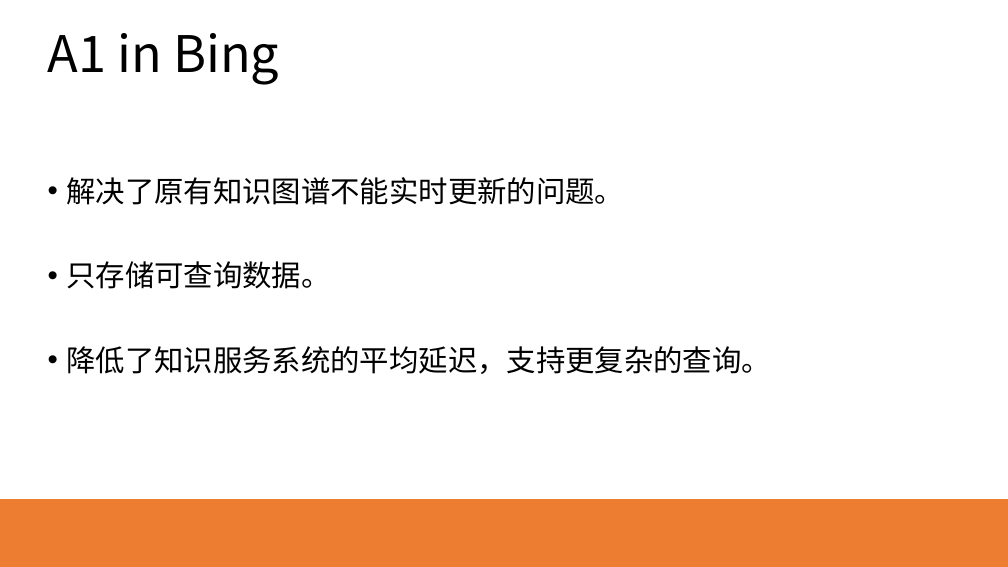
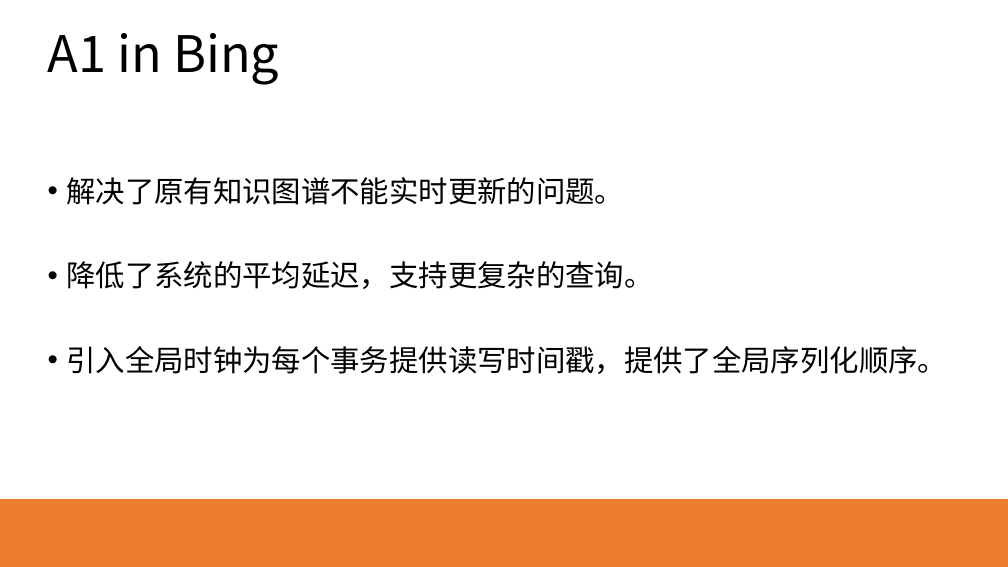
Before and after one commit to HEU-CS/new-database-Yeecoder, a slide deck: slide 10 of S320067135赵博文.pptx (slide 8 before the commit). Drawn at 1008x567 pixels with LibreOffice and Linux fonts; fonts in the diff are those of the drawing. Boxes give left, top, right and bottom in pixels: in the first picture for what was removed or moved away, otherwise in the second. Text is boxed around its words. In the diff, an @@ line names an element or a change of style, - is before the commit and + after.

```diff
--- a/S320067135赵博文.pptx
+++ b/S320067135赵博文.pptx
@@ text at bbox=[66, 261, 947, 374]: text changed @@
-• 只存储可查询数据。
-• 降低了知识服务系统的平均延迟，支持更复杂的查询。
+• 降低了系统的平均延迟，支持更复杂的查询。
+• 引入全局时钟为每个事务提供读写时间戳，提供了全局序列化顺序。
```
Also in this commit, not shown: 5 other slides changed, 4 slides added, 2 slides removed, 1 other file.
